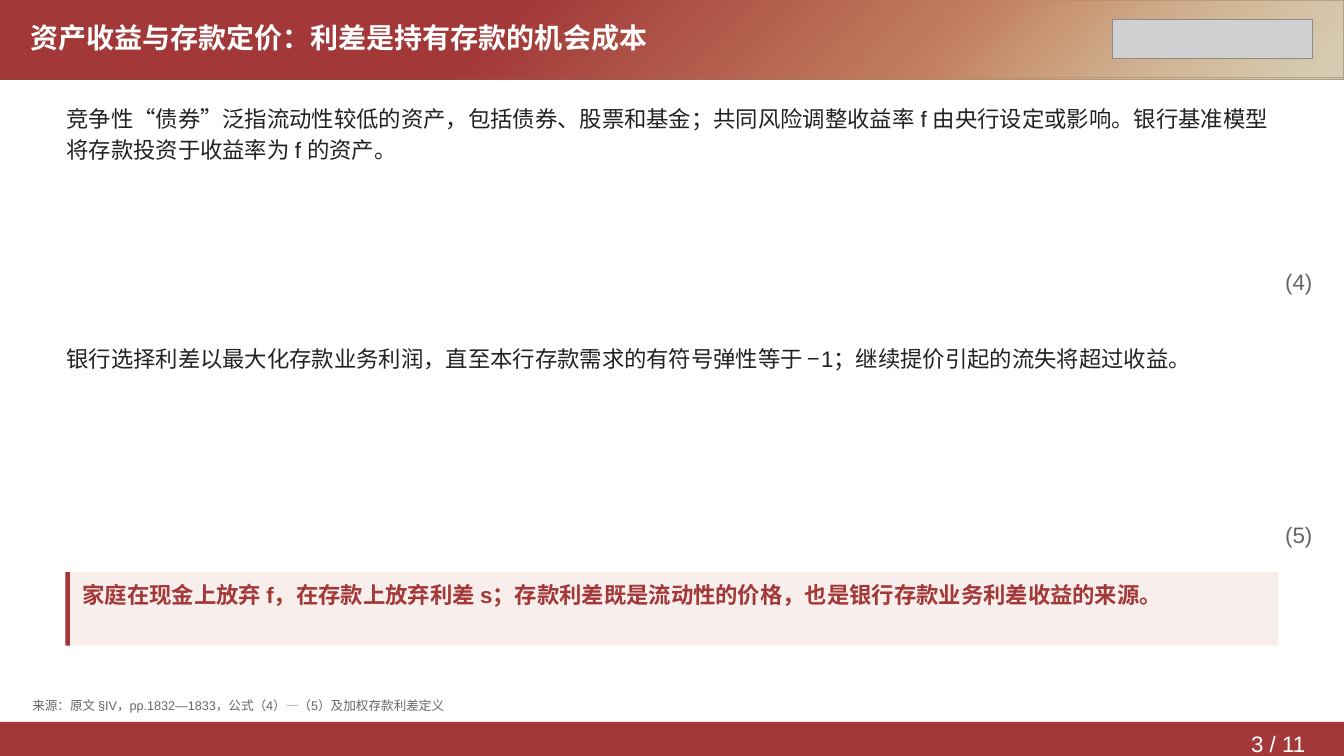
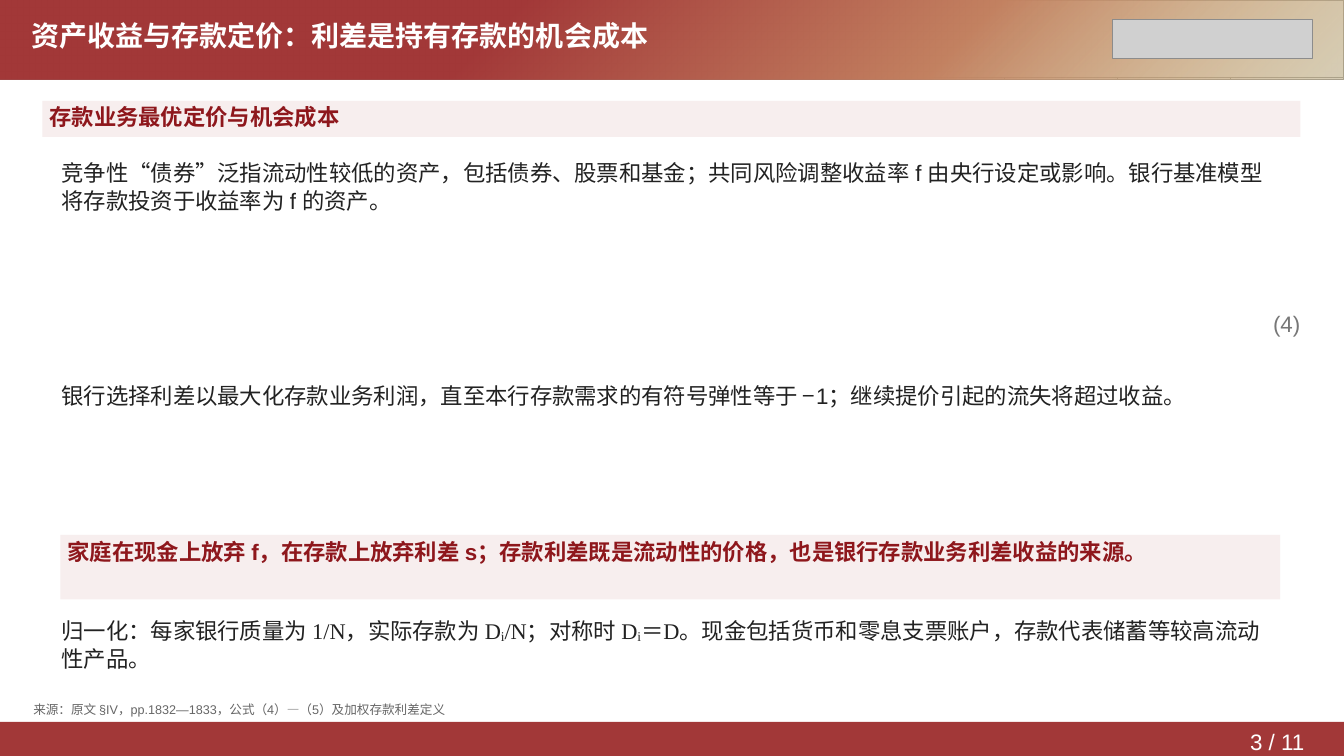
Before and after one commit to Yutingee/trial, a slide deck: slide 3 of deliverables/DepositsChannel-Model.pptx. Drawn at 1344x756 pixels with LibreOffice and Linux fonts; fonts in the diff are those of the drawing; grey boxes stand for pictures. Boxes give left, top, right and bottom in pixels: in the first picture for what was removed or moved away, otherwise in the second. Text is boxed around its words. In the diff, an @@ line names an element or a change of style, - is before the commit and + after.

Commit message:
Restyle presentation to screenshot references and apply highlight fill directly to text boxes

```diff
--- a/deliverables/DepositsChannel-Model.pptx
+++ b/deliverables/DepositsChannel-Model.pptx
@@ rectangle added at (42,101,1301,137), fill #F7EEEE, 16 pt, text #8E171C, bold @@
+存款业务最优定价与机会成本
@@ line spacing 1.15 to 1.05 in 5 elements at (31,22,648,49), (1250,734,1304,750), (33,703,445,717), (61,385,1186,408), (61,162,1263,211) @@
@@ text "竞争性“债券”泛指流动性较低的资产，包括债券、股票和基金；共同风险调整收益率 f 由央行设定或影响。银行基准模型将存款投 ...": place and size @@
-text "竞争性“债券”泛指流动性较低的资产，包括债券、股票和基金；共同风险调整收益率 f 由央行设定或影响。银行基准模型将存款投 ..." at (66,108,1268,160)
+text "竞争性“债券”泛指流动性较低的资产，包括债券、股票和基金；共同风险调整收益率 f 由央行设定或影响。银行基准模型将存款投 ..." at (61,162,1263,211)
@@ text "(4)": place and size @@
-text "(4)" at (1285,274,1312,295)
+text "(4)" at (1273,316,1300,337)
@@ text "(4)" at (1273,316,1300,337): text colour #666666 to #777777; line spacing 1.15 to 1.05 @@
@@ text "银行选择利差以最大化存款业务利润，直至本行存款需求的有符号弹性等于 −1；继续提价引起的流失将超过收益。": place and size @@
-text "银行选择利差以最大化存款业务利润，直至本行存款需求的有符号弹性等于 −1；继续提价引起的流失将超过收益。" at (66,348,1191,371)
+text "银行选择利差以最大化存款业务利润，直至本行存款需求的有符号弹性等于 −1；继续提价引起的流失将超过收益。" at (61,385,1186,408)
@@ rectangle "家庭在现金上放弃 f，在存款上放弃利差 s；存款利差既是流动性的价格，也是银行存款业务利差收益的来源。": place and size @@
-rectangle "家庭在现金上放弃 f，在存款上放弃利差 s；存款利差既是流动性的价格，也是银行存款业务利差收益的来源。" at (83,584,1162,607)
+rectangle "家庭在现金上放弃 f，在存款上放弃利差 s；存款利差既是流动性的价格，也是银行存款业务利差收益的来源。" at (60,535,1280,600)
@@ rectangle "家庭在现金上放弃 f，在存款上放弃利差 s；存款利差既是流动性的价格，也是银行存款业务利差收益的来源。" at (60,535,1280,600): text colour #A23838 to #8E171C; line spacing 1.15 to 1.05; fill none to #F7EEEE @@
@@ text removed at (1285,527,1312,548) @@
-(5)
@@ rectangle removed at (66,572,1278,645) @@
@@ rectangle removed at (66,572,70,645) @@
@@ text added at (61,620,1260,669), 16 pt, text #222222 @@
+归一化：每家银行质量为 1/N，实际存款为 Dᵢ/N；对称时 Dᵢ＝D。现金包括货币和零息支票账户，存款代表储蓄等较高流动性产品。
```
Also in this commit, not shown: 10 other slides changed, 3 other files.
